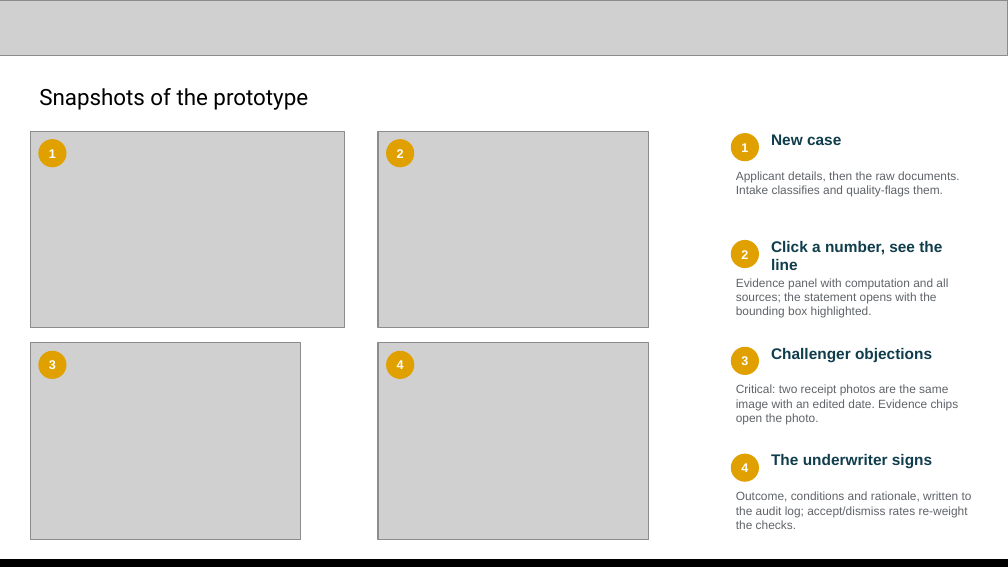
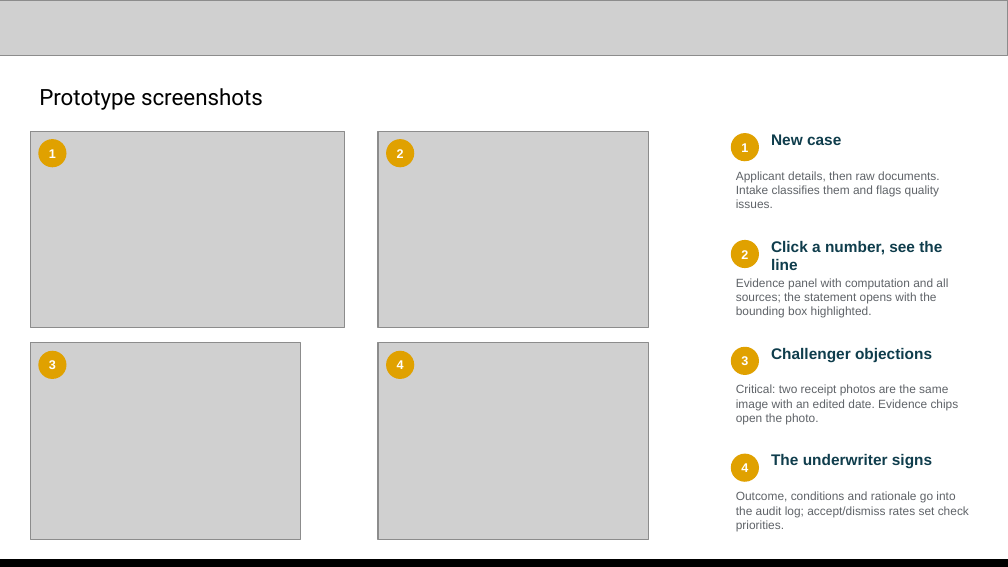
Before and after one commit to changhyeonnam/ghack, a slide deck: slide 11 of presentation/LedgerLens_AI_Builder_Cup_Submission.pptx. Drawn at 1008x567 pixels with LibreOffice and Linux fonts; fonts in the diff are those of the drawing; grey boxes stand for pictures. Boxes give left, top, right and bottom in pixels: in the first picture for what was removed or moved away, otherwise in the second. Text is boxed around its words. In the diff, an @@ line names an element or a change of style, - is before the commit and + after.

Commit message:
Copy edit README and deck text; strip image metadata; budget cap wording
- README and deck copy reads more naturally; numbers, names, URLs and code unchanged.
- Remove embedded tool metadata from screenshot and diagram images (pixels unchanged).
- Tech slide: the USD cap is shared by all instances (persisted), not per process.

```diff
--- a/presentation/LedgerLens_AI_Builder_Cup_Submission.pptx
+++ b/presentation/LedgerLens_AI_Builder_Cup_Submission.pptx
@@ text at box(39, 88, 263, 110): text changed @@
-Snapshots of the prototype
+Prototype screenshots
@@ text at box(736, 171, 940, 208): text changed @@
-Applicant details, then the raw documents. Intake classifies and quality-flags them.
+Applicant details, then raw documents. Intake classifies them and flags quality issues.
@@ text at box(736, 491, 969, 532): text changed @@
-Outcome, conditions and rationale, written to the audit log; accept/dismiss rates re-weight the checks.
+Outcome, conditions and rationale go into the audit log; accept/dismiss rates set check priorities.
```
Also in this commit, not shown: 12 other slides changed, 15 other files.
